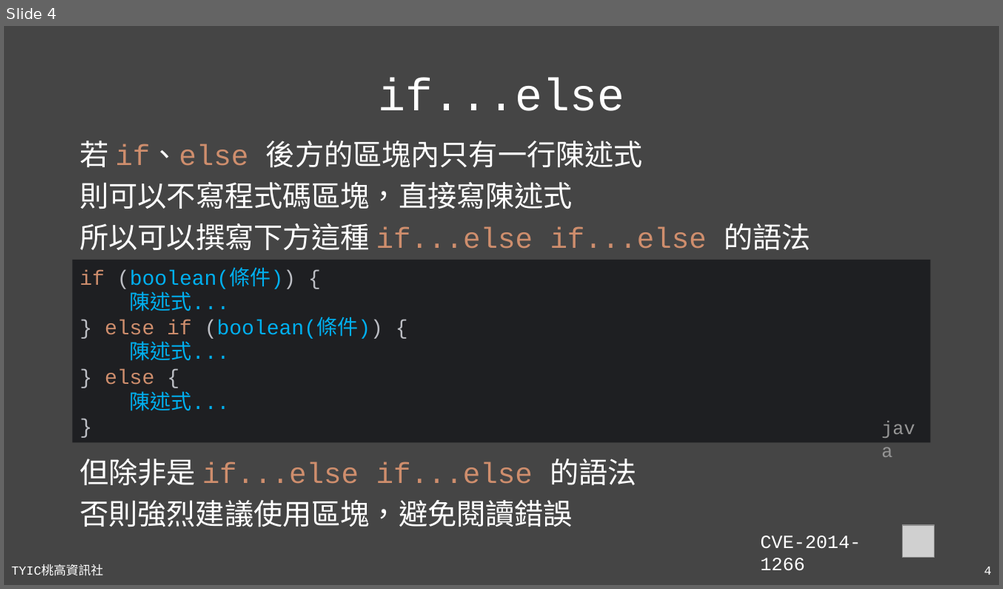
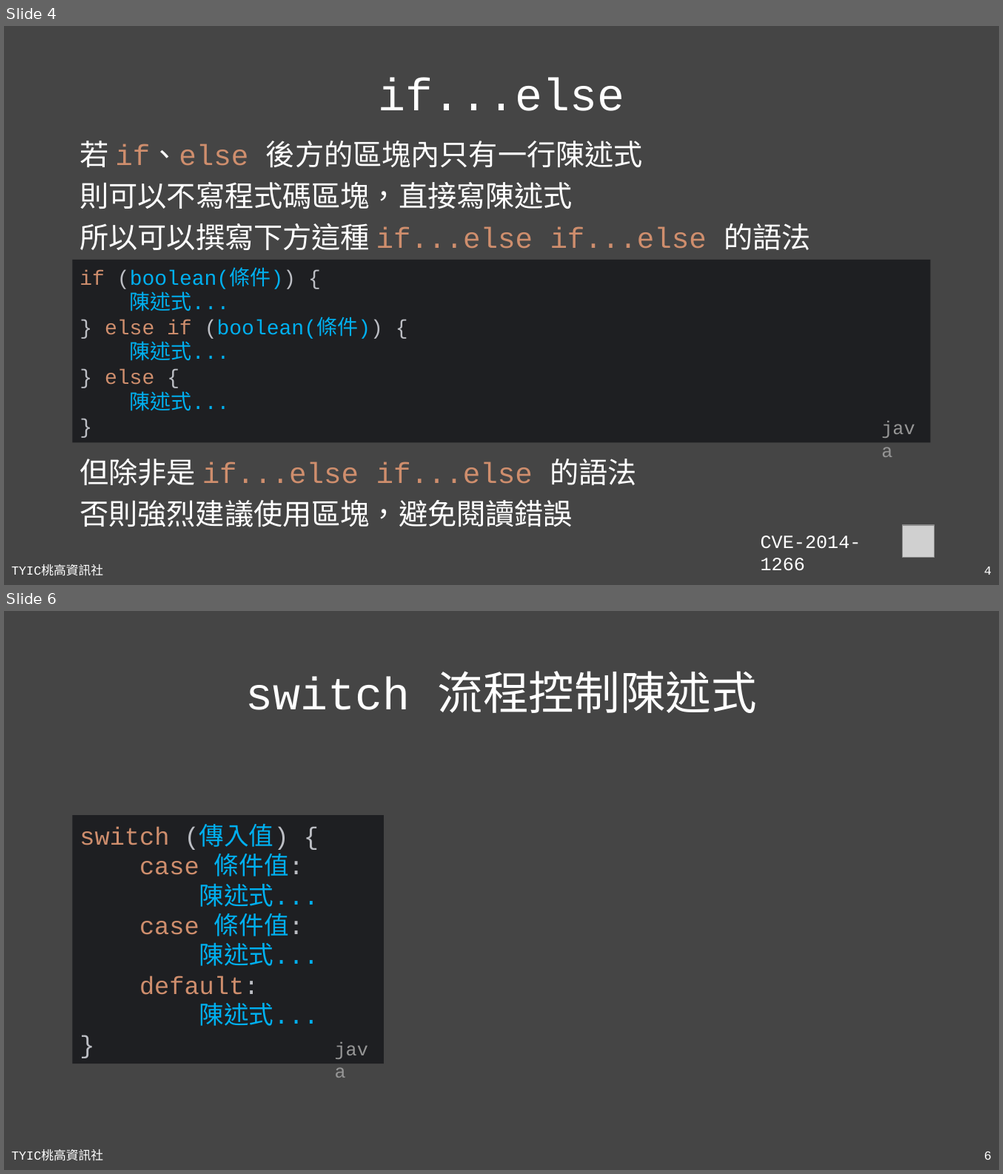
Before and after one commit to TYSHIC/slides, a slide deck: powerpoint/06_流程控制.pptx. Shown one above the other, each under a label of ours: slide 4 before the commit, slides 4 and 6 after it; the slides between them are not shown. The pictures are 1003x589 and 1003x1174 pixels, drawn with LibreOffice and Linux fonts; fonts in the diff are those of the drawing; grey boxes stand for pictures. Boxes give left, top, right and bottom in pixels: in the first picture for what was removed or moved away, otherwise in the second. Text is boxed around its words. In the diff, an @@ line names an element or a change of style, - is before the commit and + after.

Commit message:
06_switch

```diff
--- a/powerpoint/06_流程控制.pptx
+++ b/powerpoint/06_流程控制.pptx
@@ slide 6 added at [4, 611, 999, 1170], background #454545; not listed: 2 template elements that a slide beside it also shows @@
@@ title added at [246, 671, 757, 713], 44 pt, text #FFFFFF @@
+switch 流程控制陳述式
@@ rectangle added at [73, 815, 384, 1064], fill #1E1F22, 24 pt, text #00B0F0 @@
+switch (傳入值) {
+case 條件值:
+陳述式...
+case 條件值:
+陳述式...
+default:
+陳述式...
+}
@@ text added at [327, 1034, 384, 1064], 18 pt, text #969696 @@
+java
```
Also in this commit, not shown: 1 slide changed, 1 other slide added, 1 slide removed, 3 other files.
